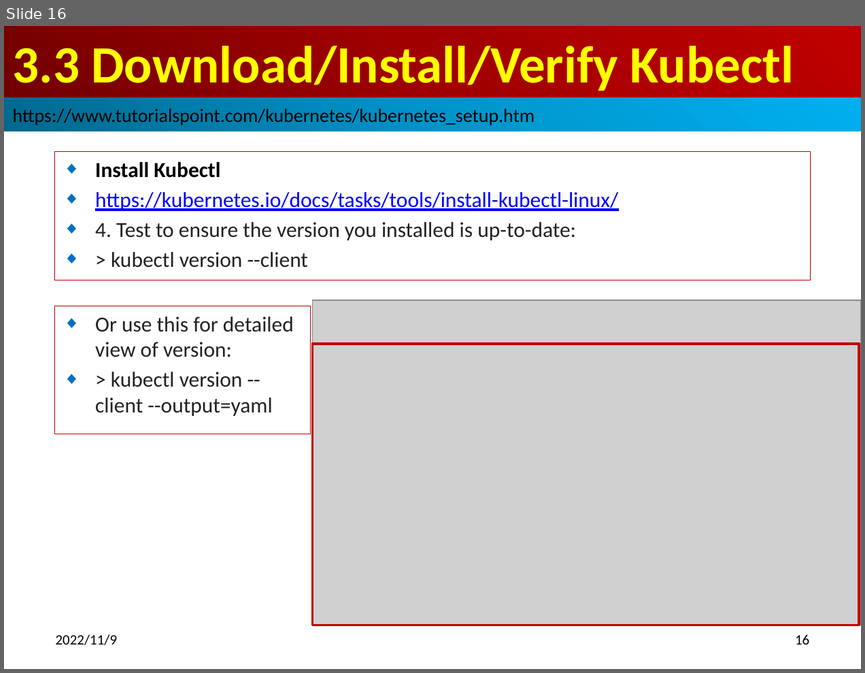
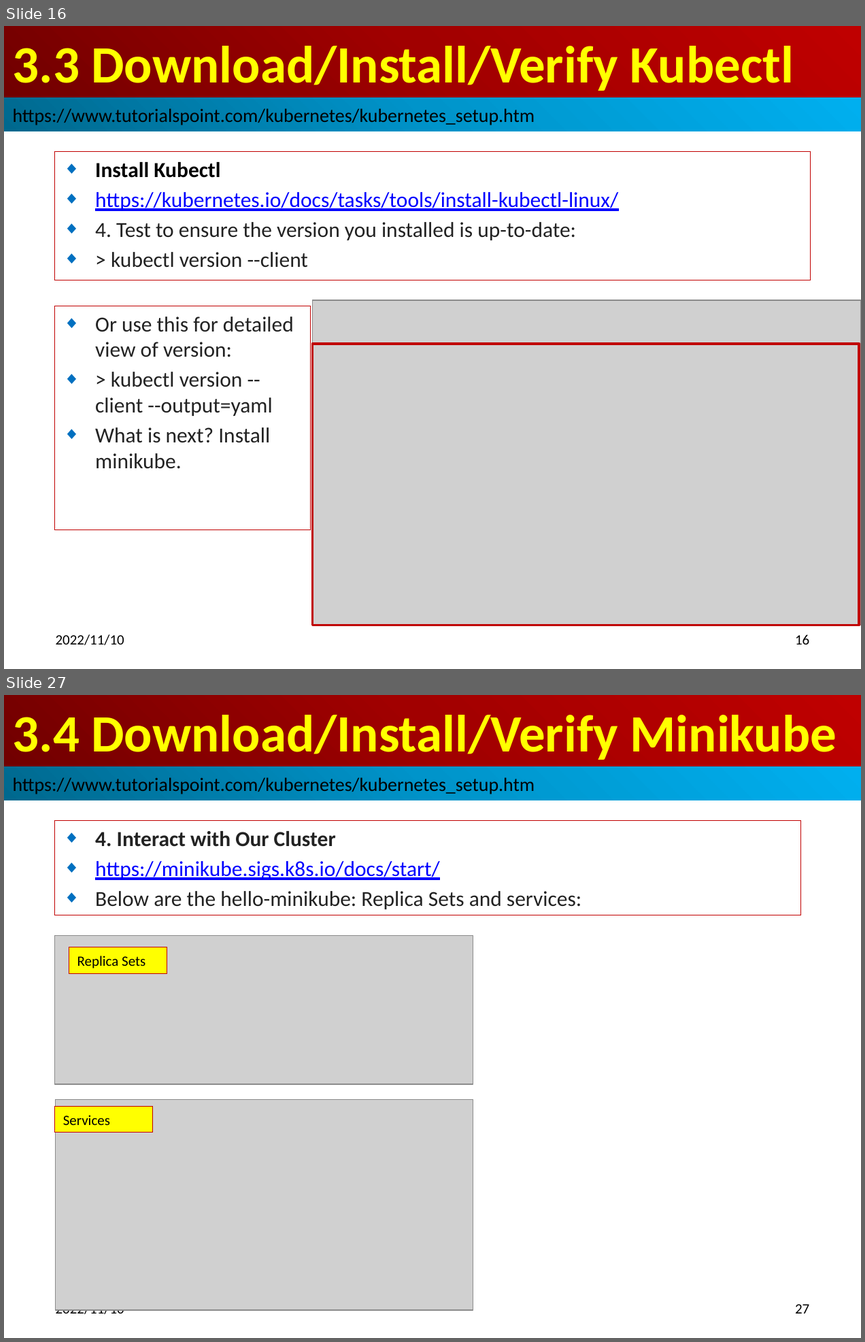
Before and after one commit to peterhchen/910_Kubernetes_TP_IO, a slide deck: 004_KubernetesSetup.pptx. Shown one above the other, each under a label of ours: slide 16 before the commit, slides 16 and 27 after it; the slides between them are not shown. The pictures are 865x673 and 865x1342 pixels, drawn with LibreOffice and Linux fonts; fonts in the diff are those of the drawing; grey boxes stand for pictures. Boxes give left, top, right and bottom in pixels: in the first picture for what was removed or moved away, otherwise in the second. Text is boxed around its words. In the diff, an @@ line names an element or a change of style, - is before the commit and + after.

```diff
--- a/004_KubernetesSetup.pptx
+++ b/004_KubernetesSetup.pptx
@@ slide 27 added at <box>4,695,861,1338</box>, background #FFFFFF @@
@@ title added at <box>4,695,861,767</box>, fill gradient #720000 to #A20000 to #C00000, 44 pt, text #FFFF00, bold @@
+3.4 Download/Install/Verify Minikube
@@ rectangle added at <box>4,767,861,800</box>, fill gradient #00688E to #0094CA to #00B0F0, 16 pt, text #000000 @@
+https://www.tutorialspoint.com/kubernetes/kubernetes_setup.htm
@@ subtitle added at <box>54,821,801,915</box>, outline #C00000 0.75 pt, 18 pt, text #222222 @@
+◆ 4. Interact with Our Cluster
+◆ https://minikube.sigs.k8s.io/docs/start/
+◆ Below are the hello-minikube: Replica Sets and services:
@@ picture added at <box>54,936,473,1085</box> @@
@@ rectangle added at <box>69,947,167,972</box>, fill #FFFF00, outline #C00000 0.75 pt, 12 pt, text #000000 @@
+Replica Sets
@@ picture added at <box>56,1100,473,1310</box> @@
@@ rectangle added at <box>54,1106,152,1132</box>, fill #FFFF00, outline #C00000 0.75 pt, 12 pt, text #000000 @@
+Services
@@ page number added at <box>795,1304,809,1313</box>, 12 pt, text #000000 @@
+27
@@ text added at <box>56,1309,124,1317</box>, 12 pt, text #000000 @@
+2022/11/10
@@ slide 16 changed as well @@
@@ rectangle "Or use this for detailed ...": place and size @@
-rectangle "Or use this for detailed ..." at <box>54,305,311,434</box>
+rectangle "Or use this for detailed ..." at <box>54,305,311,529</box>
@@ text in rectangle at <box>95,427,270,469</box>: paragraph added @@
+◆ What is next? Install minikube.
@@ text at <box>56,634,124,645</box>: text changed @@
-2022/11/9
+2022/11/10
```
Also in this commit, not shown: 16 other slides changed, 23 other slides added.
